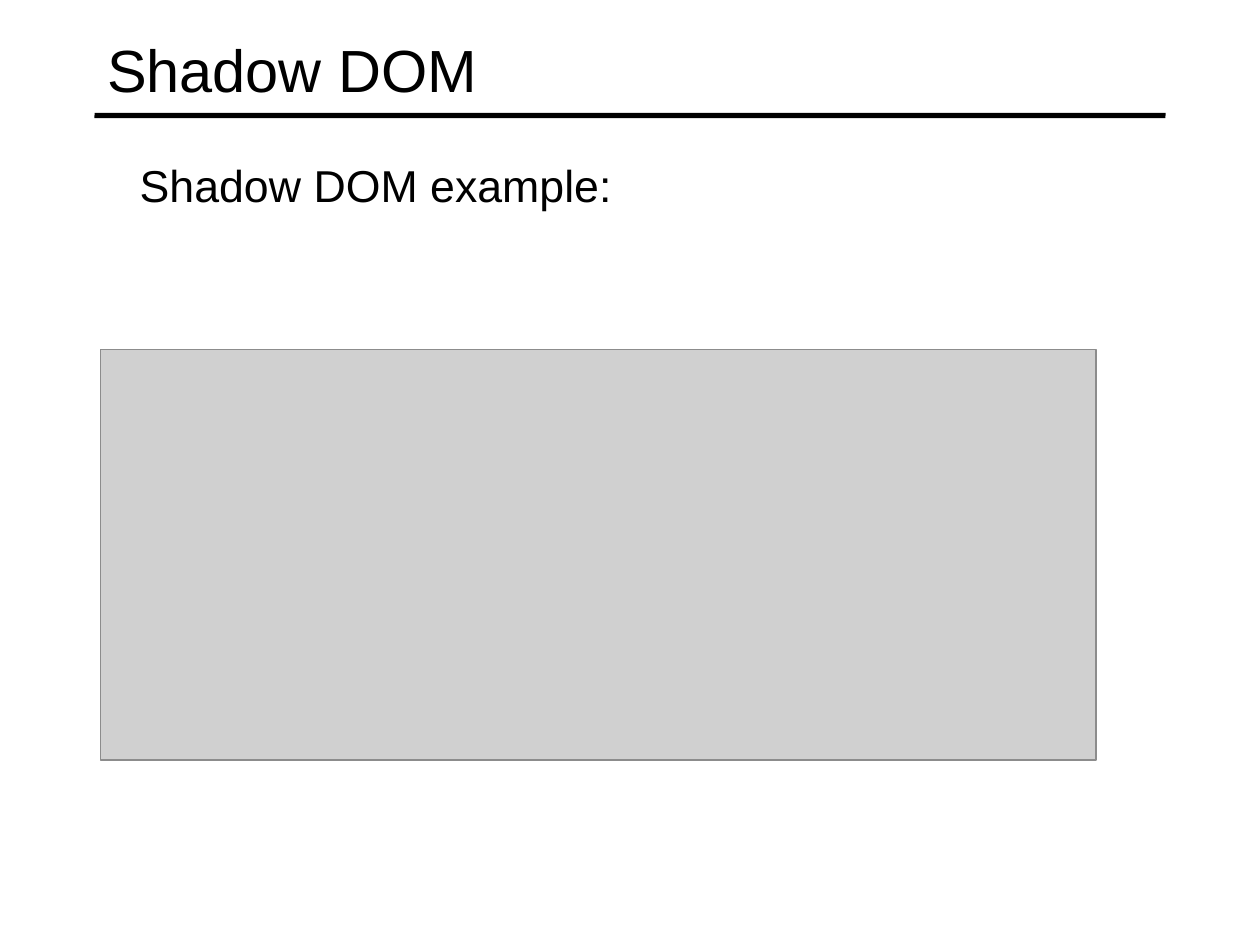
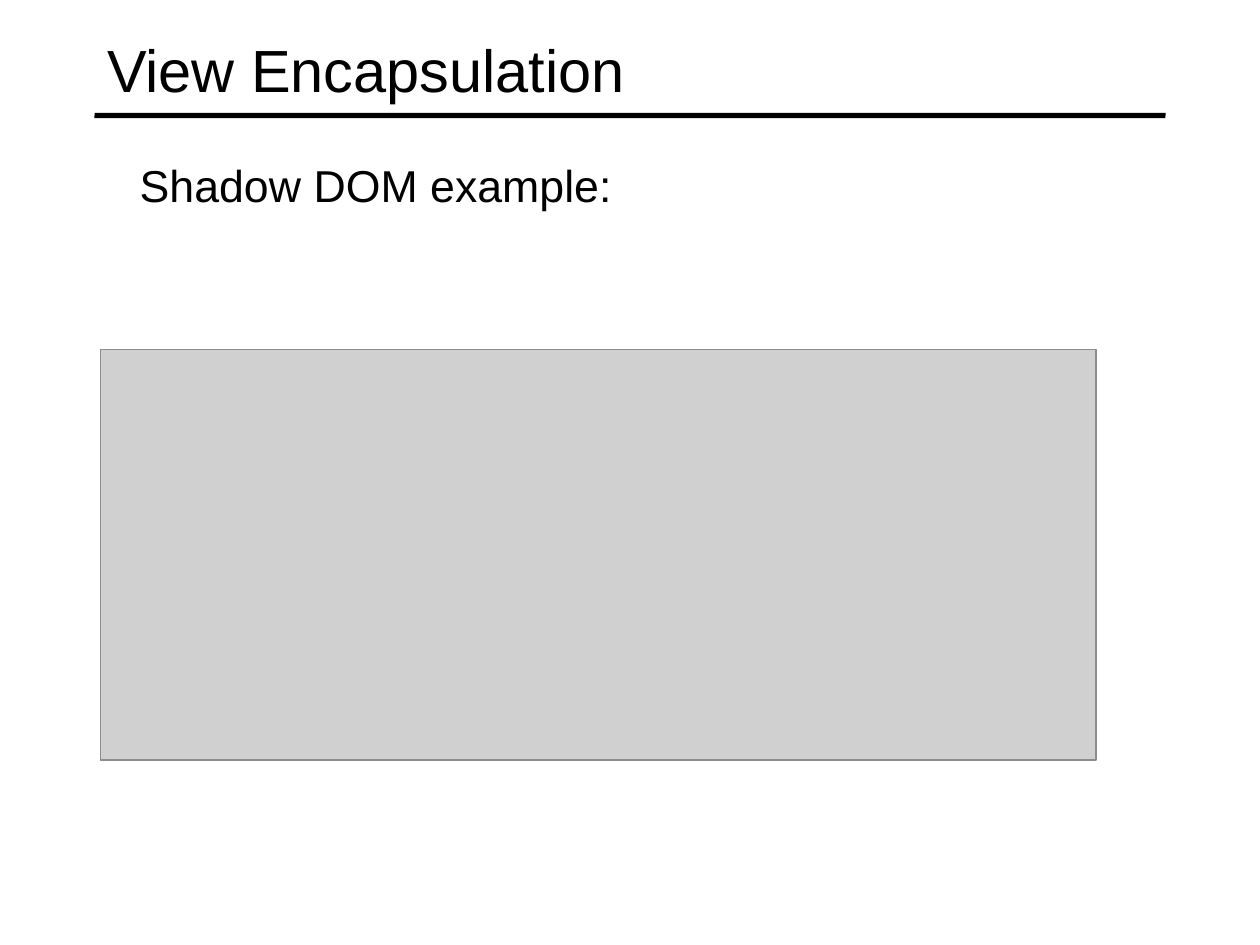
Before and after one commit to specter01wj/Jago_Link_Training, a slide deck: slide 12 of Angular/Angular7/Angular Advanced Course/Essentials/3.Building Re-usable Components/L3_Building Re-usable Components.ppt. Drawn at 1260x945 pixels with LibreOffice and Linux fonts; fonts in the diff are those of the drawing; grey boxes stand for pictures. Boxes give left, top, right and bottom in pixels: in the first picture for what was removed or moved away, otherwise in the second. Text is boxed around its words. In the diff, an @@ line names an element or a change of style, - is before the commit and + after.

```diff
--- a/Angular/Angular7/Angular Advanced Course/Essentials/3.Building Re-usable Components/L3_Building Re-usable Components.ppt
+++ b/Angular/Angular7/Angular Advanced Course/Essentials/3.Building Re-usable Components/L3_Building Re-usable Components.ppt
@@ title at (107,49,624,102): text changed @@
-Shadow DOM
+View Encapsulation
```
Also in this commit, not shown: 3 other slides changed, 1 slide added.
